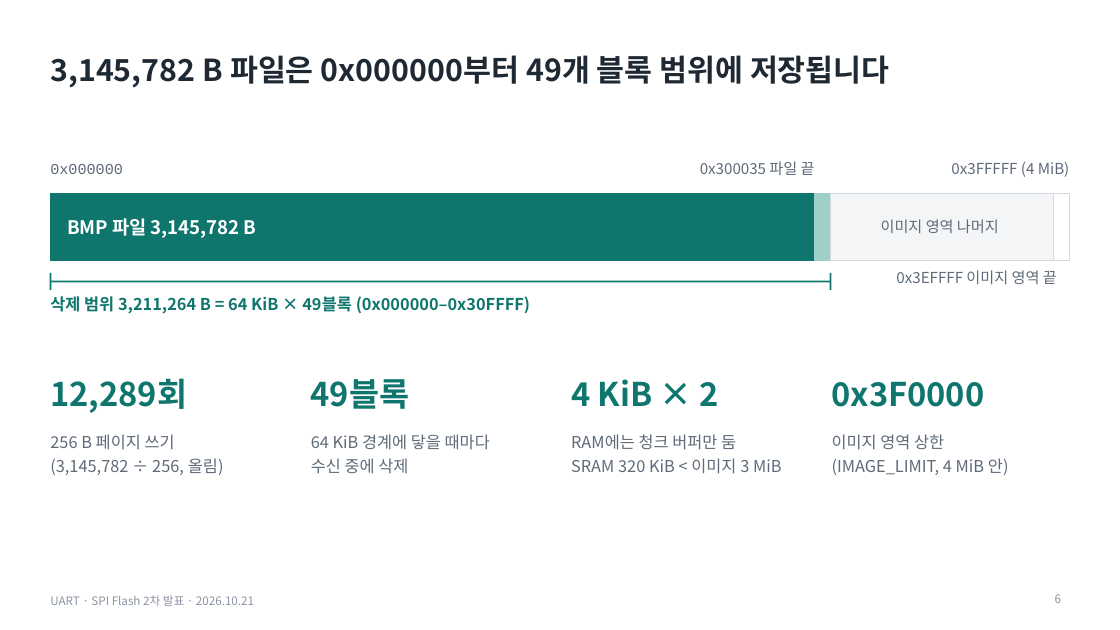
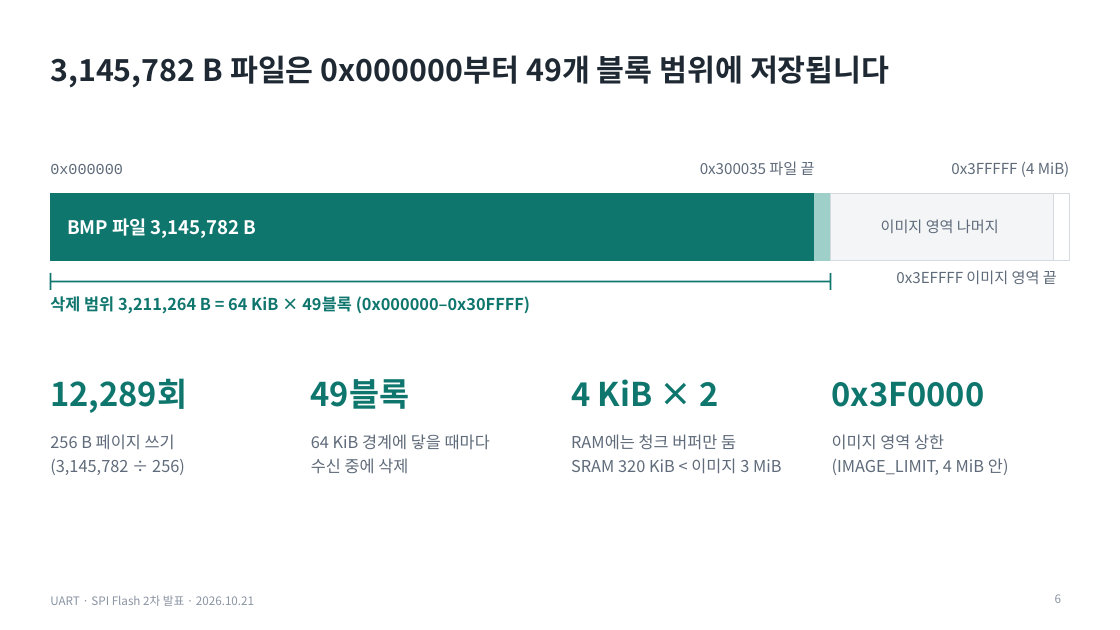
Before and after one commit to dazement/STM32-BMP-file-store-in-Flash-memory, a slide deck: slide 6 of presentation_oct20/output/UART_SPIFlash_2차발표_1021.pptx. Drawn at 1120x630 pixels with LibreOffice and Linux fonts; fonts in the diff are those of the drawing. Boxes give left, top, right and bottom in pixels: in the first picture for what was removed or moved away, otherwise in the second. Text is boxed around its words. In the diff, an @@ line names an element or a change of style, - is before the commit and + after.

```diff
--- a/presentation_oct20/output/UART_SPIFlash_2차발표_1021.pptx
+++ b/presentation_oct20/output/UART_SPIFlash_2차발표_1021.pptx
@@ text at [50,459,185,475]: text changed @@
-(3,145,782 ÷ 256, 올림)
+(3,145,782 ÷ 256)
```
Also in this commit, not shown: 2 other slides changed.
